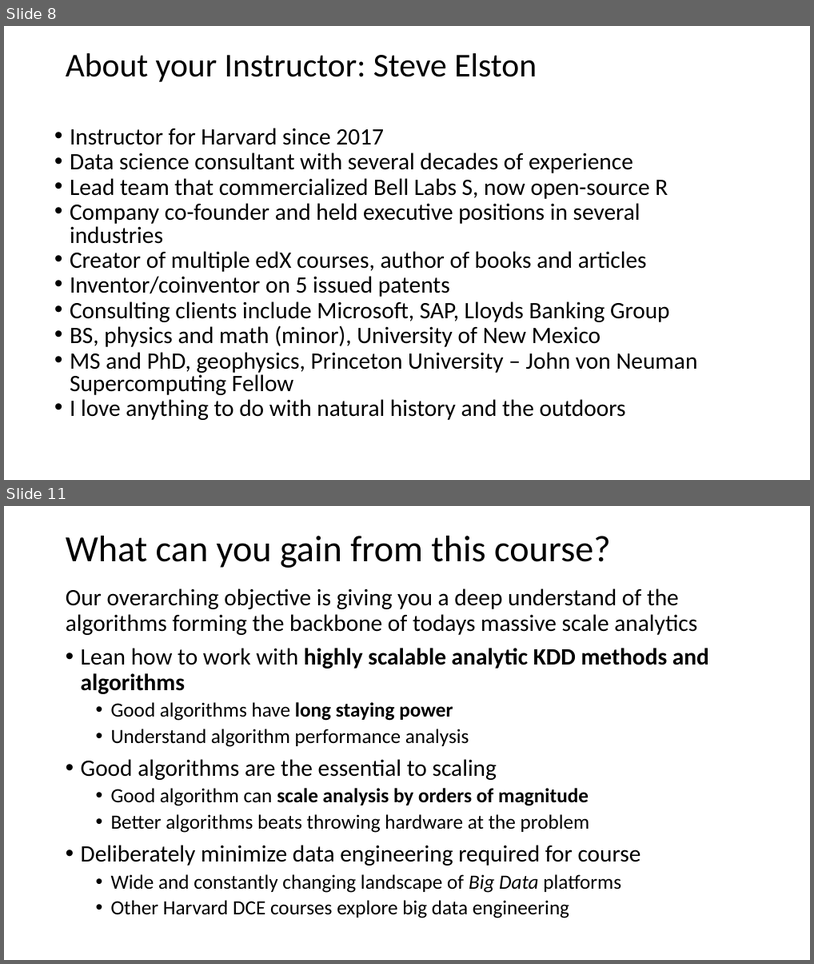
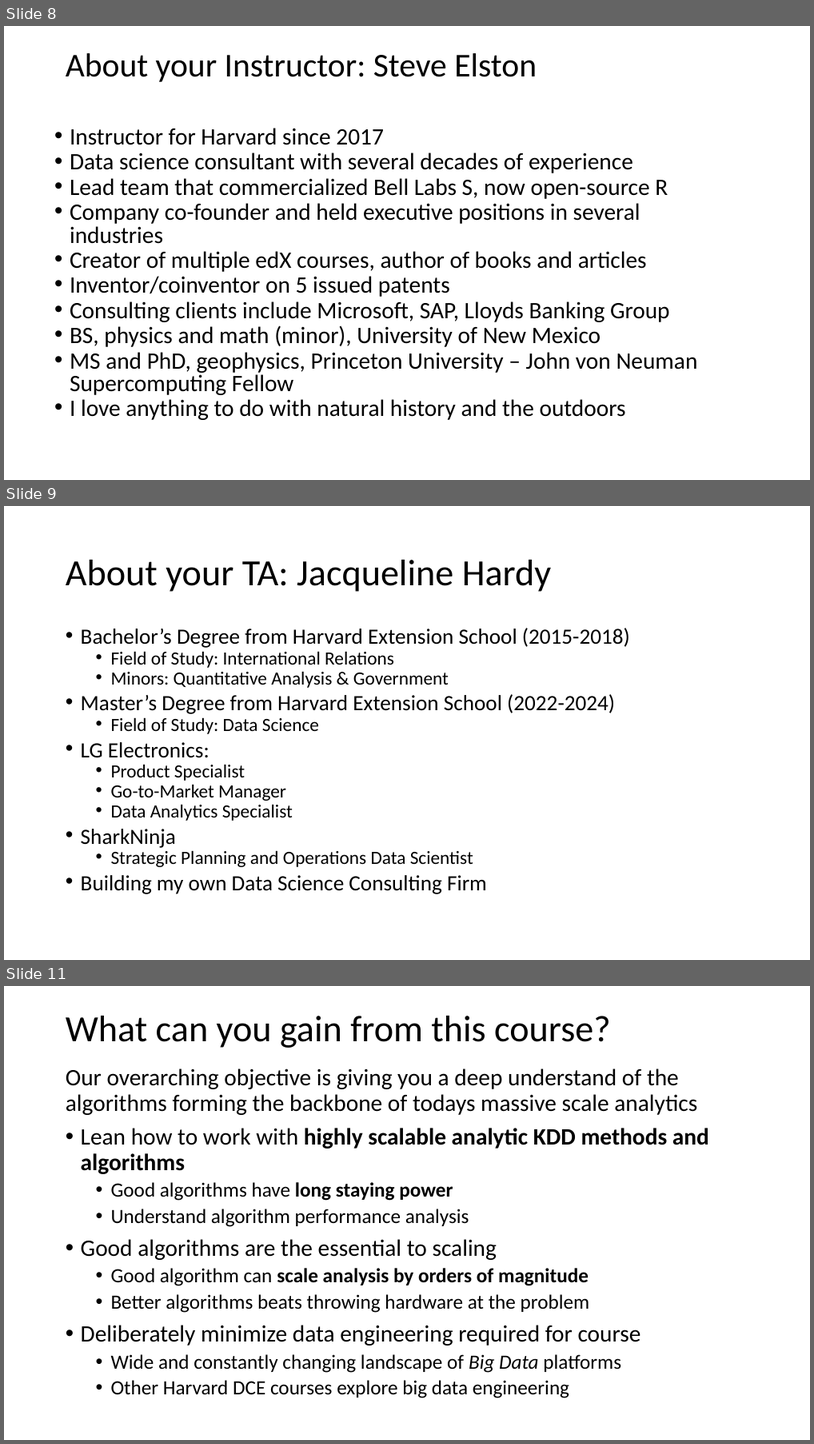
Before and after one commit to jonahneu/CSCI-E-108, a slide deck: slides/1_Introduction.pptx. Shown one above the other, each under a label of ours: slides 8 and 11 before the commit, slides 8, 9 and 11 after it; the slides between them are not shown. The pictures are 814x964 and 814x1444 pixels, drawn with LibreOffice and Linux fonts; fonts in the diff are those of the drawing. Boxes give left, top, right and bottom in pixels: in the first picture for what was removed or moved away, otherwise in the second. Text is boxed around its words. In the diff, an @@ line names an element or a change of style, - is before the commit and + after.

```diff
--- a/slides/1_Introduction.pptx
+++ b/slides/1_Introduction.pptx
@@ slide 9 added at box(4, 506, 810, 960), background #FFFFFF @@
@@ title added at box(66, 560, 552, 592), 44 pt, text #000000 @@
+About your TA: Jacqueline Hardy
@@ text added at box(81, 628, 630, 894), 22.2 pt, text #000000 @@
+• Bachelor’s Degree from Harvard Extension School (2015-2018)
+  • Field of Study: International Relations
+  • Minors: Quantitative Analysis & Government
+• Master’s Degree from Harvard Extension School (2022-2024)
+  • Field of Study: Data Science
+• LG Electronics:
+  • Product Specialist
+  • Go-to-Market Manager
+  • Data Analytics Specialist
+• SharkNinja
+  • Strategic Planning and Operations Data Scientist
+• Building my own Data Science Consulting Firm
```
Also in this commit, not shown: 4 slides changed, 5 other slides added, 2 slides removed.
